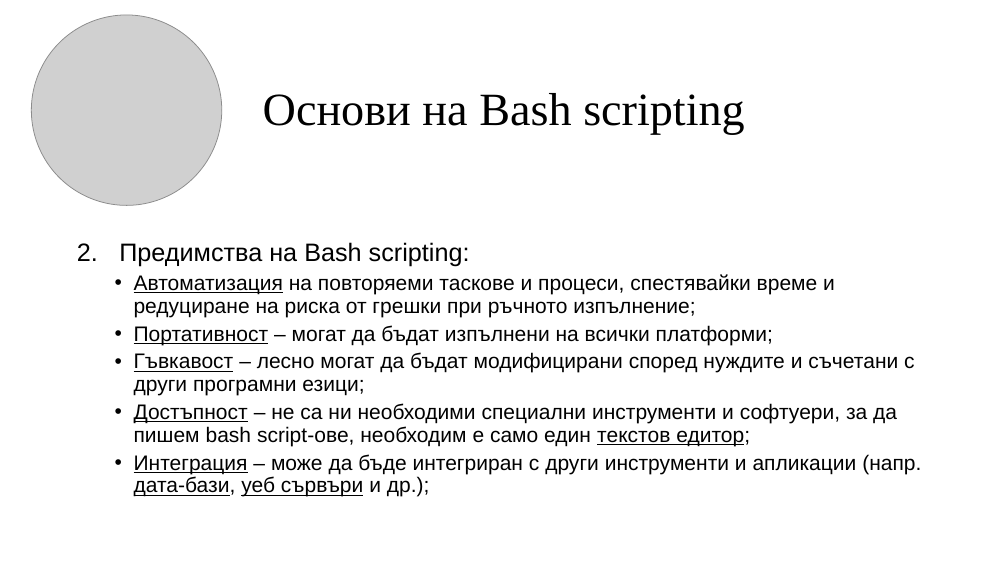
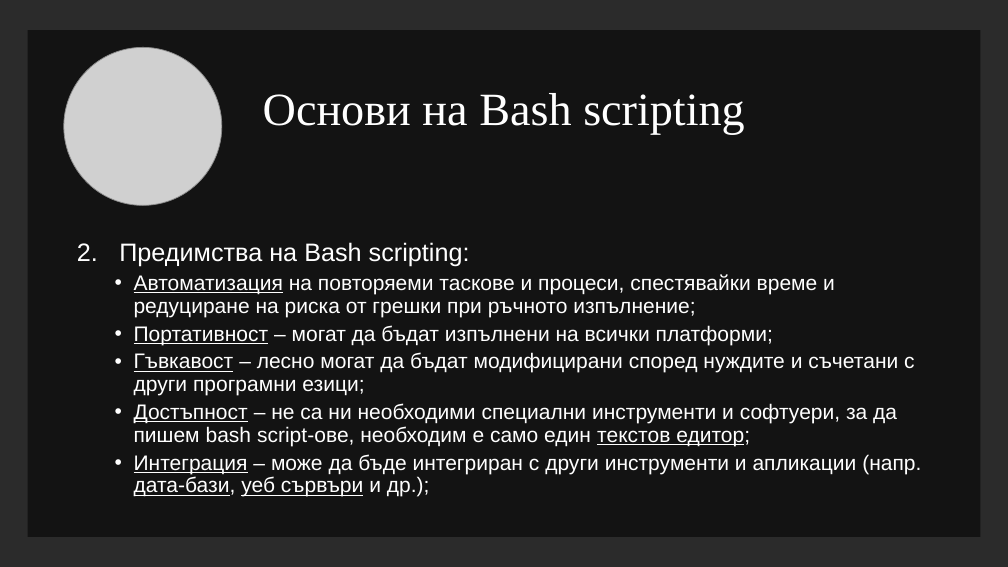
Before and after one commit to Rokyuto/School, a slide deck: slide 4 of Operating Systems/19205.pptx. Drawn at 1008x567 pixels with LibreOffice and Linux fonts; fonts in the diff are those of the drawing; grey boxes stand for pictures; background and template pictures are left out; a plain dark background stands for a picture behind light text. Boxes give left, top, right and bottom in pixels: in the first picture for what was removed or moved away, otherwise in the second. Text is boxed around its words. In the diff, an @@ line names an element or a change of style, - is before the commit and + after.

```diff
--- a/Operating Systems/19205.pptx
+++ b/Operating Systems/19205.pptx
@@ background #FFFFFF to picture (left out) @@
@@ rectangle added at (27, 30, 980, 537), fill #000000 at 55% opacity @@
@@ picture: place and size @@
-picture at (32, 15, 222, 206)
+picture at (64, 48, 222, 206)
@@ title "Основи на Bash scripting" at (263, 93, 744, 134): text colour #000000 to #FFFFFF @@
@@ text "Предимства на Bash scripting:" at (119, 242, 921, 497): text colour #000000 to #FFFFFF @@
```
Also in this commit, not shown: 15 other slides changed, 15 slides added, 2 slides removed, 13 other files.
